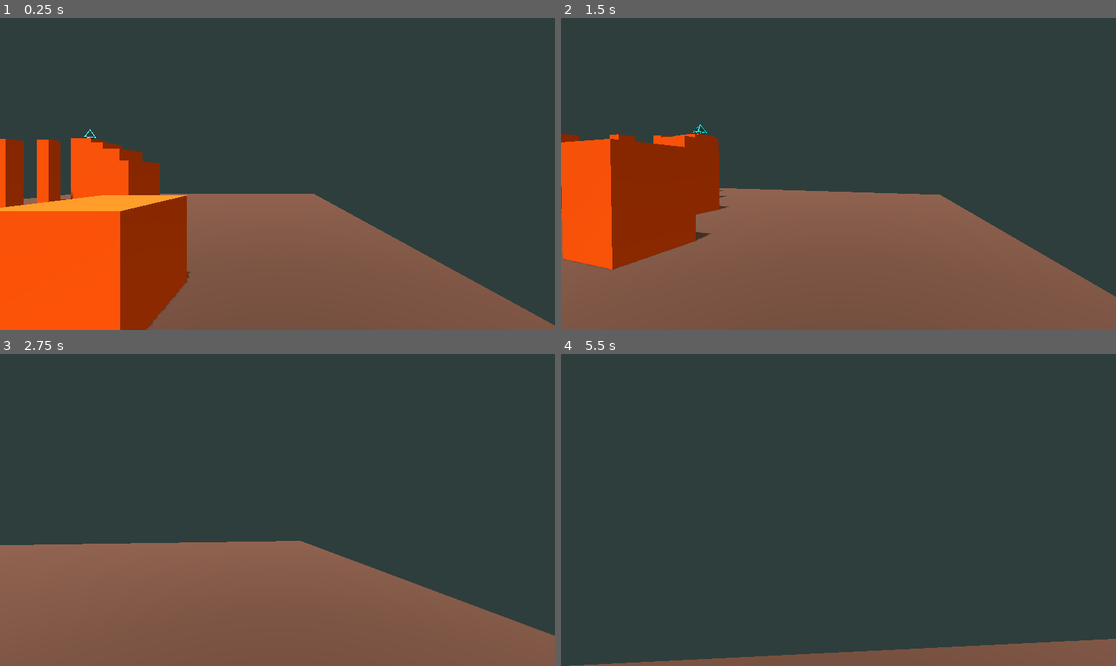
Above: before the commit, frames 1-4 (two rows, left to right).
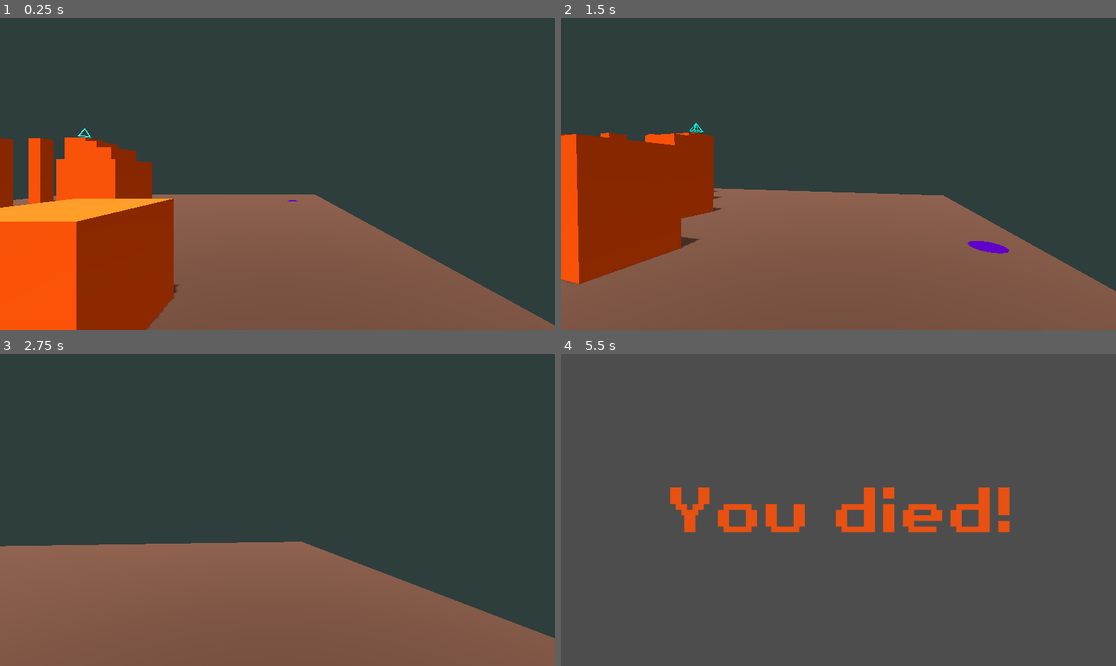
Above: after the commit, the same moments.

Repository: PhyoTP/dimensional
Game: Godot game, scene res://level1.tscn
Two runs of this game, one before a commit and one after it. Both use one fixed random seed, a clock stepped at 60 frames per second and the inputs below. This scene is started directly instead of the project's main scene.
Inputs (mouse positions are in pixels of both pictures, inside the frame that each line leads up to):
- Up to frame 1 (0.25 s): no input
- Up to frame 2 (1.5 s): tap Enter (ui_accept) at 0.5, 0.77 s; move the mouse to (866, 174) at 0.52 s; hold Up (ui_up) from 0.53 s (still down); move the mouse to (810, 174) at 1.27 s
- Up to frame 3 (2.75 s): keep holding Up (ui_up); tap Enter (ui_accept) at 1.52 s; move the mouse to (288, 503) at 2.02 s
- Up to frame 4 (5.5 s): keep holding Up (ui_up); move the mouse to (832, 516) at 2.77 s; tap Enter (ui_accept) at 3.02, 3.77, 4.52 s; move the mouse to (877, 513) at 3.52 s; move the mouse to (794, 506) at 4.27 s; move the mouse to (844, 510) at 5.02 s

The runs differ from the first frame. In frame 1, 6.8% of the frame differs, in the area x 0-57%, y 35-100%; in frame 2, 4.6%; in frame 3, 0.4%; in frame 4, 100%, in the area x 0-100%, y 0-100%.

Commit message:
add moving enemy and death scene and dialogue background

Diff:
--- /dev/null
+++ b/2_denemy.gd
@@ -0,0 +1,32 @@
+extends Area3D
+var rand = randf_range(0.1,-0.1)
+var direction = Vector3(rand, 0, sqrt(0.01-rand**2))
+@onready var death = preload("res://deathscene.tscn")
+func _ready() -> void:
+	body_entered.connect(_on_body_entered)
+func _process(delta: float) -> void:
+	translate(direction)
+
+func _on_body_entered(body: Node3D):
+	if body.is_in_group("block"):
+		var my_pos = global_transform.origin
+		var block_pos = body.global_transform.origin
+		var diff = my_pos - block_pos
+
+		# Compare which axis had the stronger hit
+		if abs(diff.x) > abs(diff.z):
+			direction.x = -direction.x
+		else:
+			direction.z = -direction.z
+	if body.is_in_group("player"):
+		print("dead")
+		get_tree().change_scene_to_packed(death)
+		Input.set_mouse_mode(Input.MOUSE_MODE_VISIBLE)
+func player_on_ground():
+	var player = get_tree().get_nodes_in_group("player")[0]
+	var my_pos = global_transform.origin
+	var player_pos = player.global_transform.origin
+	var diff =	player_pos - my_pos
+	var dist = sqrt(diff.x**2 + diff.z**2)
+	var ratio = 0.1/dist
+	direction = Vector3(diff.x*ratio, 0, diff.z*ratio)
--- a/2dconverter.tres
+++ b/2dconverter.tres
@@ -3,4 +3,5 @@
 [resource]
 albedo_color = Color(0.0745098, 0.909804, 0.796078, 1)
 roughness = 0.2
-backlight = Color(1, 1, 1, 1)
+backlight_enabled = true
+backlight = Color(0.101961, 0.101961, 0.101961, 1)
--- a/2dconverter.tscn
+++ b/2dconverter.tscn
@@ -4,7 +4,7 @@
 [ext_resource type="Material" uid="uid://d0wdyqnhd863d" path="res://2dconverter.tres" id="2_nfcy8"]
 
 [node name="Root" instance=ExtResource("1_iurge")]
-transform = Transform3D(15, 0, 0, 0, -6.55671e-07, 15, 0, -15, -6.55671e-07, 0, 0, 0)
+transform = Transform3D(20, 0, 0, 0, -8.74228e-07, 20, 0, -20, -8.74228e-07, 0, 0, 0)
 
 [node name="Part 1" parent="." index="0"]
 surface_material_override/0 = ExtResource("2_nfcy8")
--- a/3dblock.tscn
+++ b/3dblock.tscn
@@ -9,7 +9,7 @@
 metallic_specular = 1.0
 roughness = 0.25
 
-[node name="block" type="StaticBody3D"]
+[node name="block" type="StaticBody3D" groups=["block"]]
 
 [node name="CollisionShape3D" type="CollisionShape3D" parent="."]
 shape = SubResource("BoxShape3D_dopym")
--- /dev/null
+++ b/3dborder.tscn
@@ -0,0 +1,9 @@
+[gd_scene load_steps=2 format=3 uid="uid://gldptvit1t1c"]
+
+[ext_resource type="PackedScene" uid="uid://ymr7e85bwtco" path="res://3dblock.tscn" id="1_y0yij"]
+
+[node name="block" instance=ExtResource("1_y0yij")]
+transform = Transform3D(30, 0, 0, 0, 30, 0, 0, 0, 30, 0, 0, 0)
+
+[node name="MeshInstance3D" parent="." index="1"]
+visible = false
--- a/StartDialogue.tscn
+++ b/StartDialogue.tscn
@@ -1,6 +1,7 @@
-[gd_scene load_steps=2 format=3 uid="uid://brjokohqso3is"]
+[gd_scene load_steps=3 format=3 uid="uid://brjokohqso3is"]
 
 [ext_resource type="Theme" uid="uid://b7y18yllnp2n1" path="res://maintheme.tres" id="1_mufgd"]
+[ext_resource type="Texture2D" uid="uid://ohnjquui8por" path="res://Dialogue.png" id="2_3msof"]
 
 [node name="Control" type="Control"]
 layout_mode = 3
@@ -21,3 +22,7 @@
 offset_bottom = 20.5
 grow_vertical = 2
 text = "Text here"
+
+[node name="Dialogue" type="Sprite2D" parent="."]
+position = Vector2(576, 324)
+texture = ExtResource("2_3msof")
--- a/StartMenu.tscn
+++ b/StartMenu.tscn
@@ -13,17 +13,6 @@
 grow_vertical = 2
 theme = ExtResource("1_ufv5y")
 script = ExtResource("2_ufv5y")
-
-[node name="Label" type="Label" parent="."]
-visible = false
-layout_mode = 0
-offset_right = 1152.0
-offset_bottom = 216.0
-theme_override_colors/font_color = Color(0.909804, 0.317647, 0.0705882, 1)
-theme_override_font_sizes/font_size = 64
-text = "Dimensional"
-horizontal_alignment = 1
-vertical_alignment = 1
 
 [node name="VBoxContainer" type="VBoxContainer" parent="."]
 layout_mode = 1
--- a/character_body_3d.gd
+++ b/character_body_3d.gd
@@ -36,7 +36,10 @@
 
 func _ready():
 	Input.set_mouse_mode(Input.MOUSE_MODE_CAPTURED)  # locks the mouse
+
 func _input(event):
+	if abs(position.y-1.5) <= 0.1:
+		get_tree().call_group("enemy", "player_on_ground")
 	if event is InputEventMouseMotion and is_controlled:
 		 # Horizontal rotation (yaw)
 		yaw -= event.relative.x * mouse_sensitivity
--- a/character_body_3d.tscn
+++ b/character_body_3d.tscn
@@ -19,5 +19,5 @@
 shape = SubResource("CylinderShape3D_vd578")
 
 [node name="Camera3D" type="Camera3D" parent="."]
-transform = Transform3D(1, 0, 0, 0, 1, 0, 0, 0, 1, 0, 0.5, 0)
+transform = Transform3D(1, 0, 0, 0, 1, 0, 0, 0, 1, 0, 0.5, -0.6)
 current = true
--- /dev/null
+++ b/deathscene.tscn
@@ -0,0 +1,22 @@
+[gd_scene load_steps=2 format=3 uid="uid://bjoqkf0swpvaf"]
+
+[ext_resource type="Theme" uid="uid://b7y18yllnp2n1" path="res://maintheme.tres" id="1_xwja3"]
+
+[node name="Control" type="Control"]
+layout_mode = 3
+anchors_preset = 15
+anchor_right = 1.0
+anchor_bottom = 1.0
+grow_horizontal = 2
+grow_vertical = 2
+
+[node name="Label" type="Label" parent="."]
+layout_mode = 0
+offset_right = 1152.0
+offset_bottom = 648.0
+theme = ExtResource("1_xwja3")
+theme_override_colors/font_color = Color(0.909804, 0.317647, 0.0705882, 1)
+theme_override_font_sizes/font_size = 128
+text = "You died!"
+horizontal_alignment = 1
+vertical_alignment = 1
--- a/level1.tscn
+++ b/level1.tscn
@@ -1,9 +1,11 @@
-[gd_scene load_steps=13 format=4 uid="uid://b78x13714oket"]
+[gd_scene load_steps=18 format=4 uid="uid://b78x13714oket"]
 
 [ext_resource type="PackedScene" uid="uid://ywoaa20y4cqj" path="res://character_body_3d.tscn" id="1_jwv3a"]
 [ext_resource type="PackedScene" uid="uid://ymr7e85bwtco" path="res://3dblock.tscn" id="2_dopym"]
 [ext_resource type="Material" uid="uid://d0wdyqnhd863d" path="res://2dconverter.tres" id="3_ootpb"]
 [ext_resource type="Script" uid="uid://bf1x5hfd0eq3x" path="res://2_dconverter.gd" id="3_v38iq"]
+[ext_resource type="Script" uid="uid://bgekkkv30gq0m" path="res://2_denemy.gd" id="5_v8kj3"]
+[ext_resource type="PackedScene" uid="uid://gldptvit1t1c" path="res://3dborder.tscn" id="6_crycw"]
 
 [sub_resource type="StandardMaterial3D" id="StandardMaterial3D_jwv3a"]
 albedo_color = Color(0.411765, 0.290196, 0.239216, 1)
@@ -543,6 +545,18 @@
 blend_shape_mode = 0
 shadow_mesh = SubResource("ArrayMesh_q7ida")
 
+[sub_resource type="StandardMaterial3D" id="StandardMaterial3D_v38iq"]
+albedo_color = Color(0.466667, 0.0745098, 0.909804, 1)
+metallic = 1.0
+roughness = 0.5
+
+[sub_resource type="CylinderMesh" id="CylinderMesh_v8kj3"]
+material = SubResource("StandardMaterial3D_v38iq")
+height = 0.001
+
+[sub_resource type="BoxShape3D" id="BoxShape3D_crycw"]
+size = Vector3(1, 0.1, 1)
+
 [node name="Node3D" type="Node3D"]
 
 [node name="DirectionalLight3D" type="DirectionalLight3D" parent="."]
@@ -558,7 +572,7 @@
 [node name="CollisionShape3D" type="CollisionShape3D" parent="Floor"]
 shape = SubResource("BoxShape3D_jwv3a")
 
-[node name="CharacterBody3D" parent="." instance=ExtResource("1_jwv3a")]
+[node name="CharacterBody3D" parent="." groups=["player"] instance=ExtResource("1_jwv3a")]
 transform = Transform3D(1, 0, 0, 0, 1, 0, 0, 0, 1, 10.4204, 2.55549, 10.8127)
 
 [node name="WorldEnvironment" type="WorldEnvironment" parent="."]
@@ -647,3 +661,25 @@
 surface_material_override/20 = ExtResource("3_ootpb")
 surface_material_override/21 = ExtResource("3_ootpb")
 surface_material_override/22 = ExtResource("3_ootpb")
+
+[node name="2denemy" type="Area3D" parent="." groups=["enemy"]]
+transform = Transform3D(1, 0, 0, 0, 1, 0, 0, 0, 1, 11.462, 0.5, -10.112)
+script = ExtResource("5_v8kj3")
+
+[node name="MeshInstance3D" type="MeshInstance3D" parent="2denemy"]
+mesh = SubResource("CylinderMesh_v8kj3")
+
+[node name="CollisionShape3D" type="CollisionShape3D" parent="2denemy"]
+shape = SubResource("BoxShape3D_crycw")
+
+[node name="block16" parent="." instance=ExtResource("6_crycw")]
+transform = Transform3D(30, 0, 0, 0, 30, 0, 0, 0, 30, -30, 0, 0)
+
+[node name="block17" parent="." instance=ExtResource("6_crycw")]
+transform = Transform3D(30, 0, 0, 0, 30, 0, 0, 0, 30, 30, 0, 0)
+
+[node name="block18" parent="." instance=ExtResource("6_crycw")]
+transform = Transform3D(30, 0, 0, 0, 30, 0, 0, 0, 30, 0, 0, 30)
+
+[node name="block19" parent="." instance=ExtResource("6_crycw")]
+transform = Transform3D(30, 0, 0, 0, 30, 0, 0, 0, 30, 0, 0, -30)
Not shown, added: 2_denemy.gd.uid
Binary file added: Dialogue.png
Not shown, added: Dialogue.png.import
Binary file added: Dialogue2.png
Not shown, added: Dialogue2.png.import
